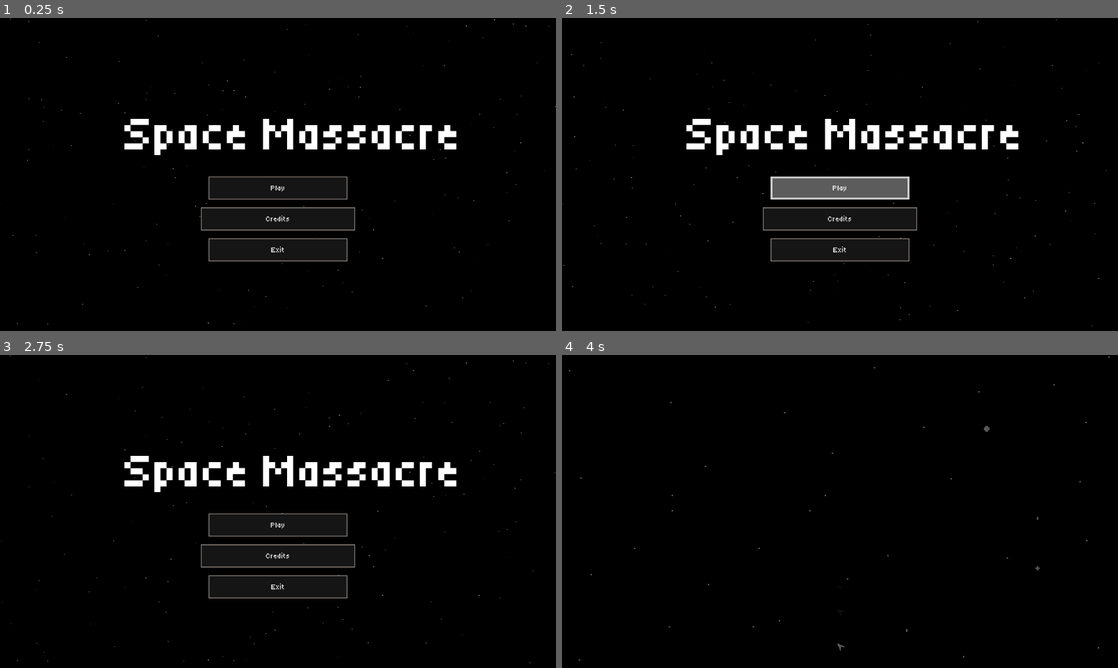
Above: before the commit, frames 1-4 (two rows, left to right).
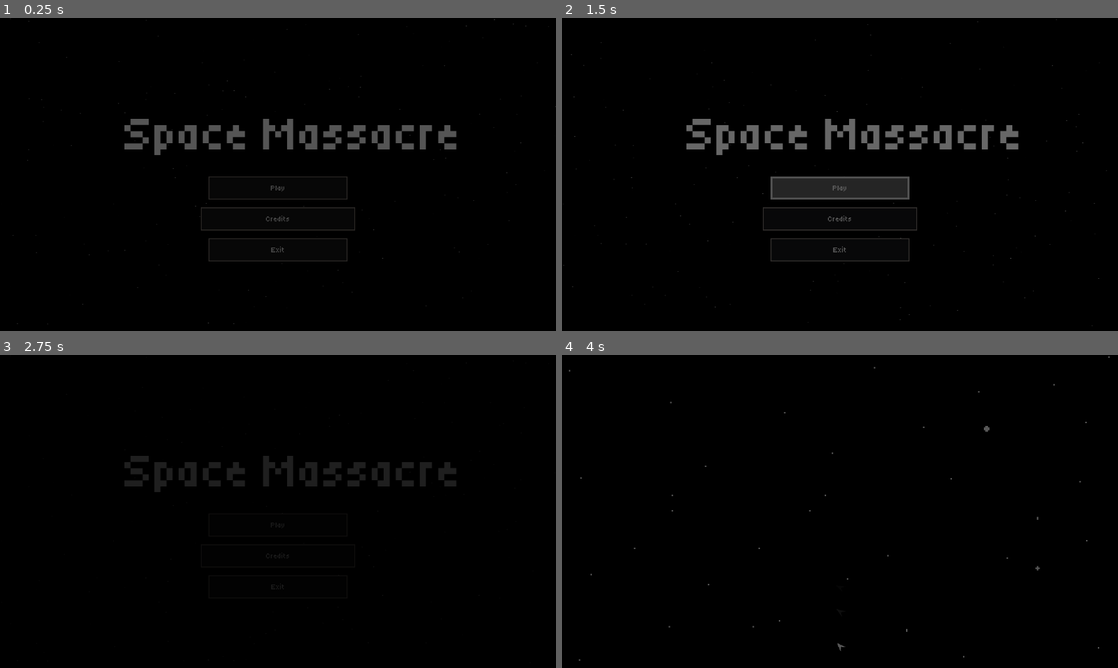
Above: after the commit, the same moments.

Repository: Terrarizer03/Space-Massacre
Game: Godot game, scene res://Scenes/MenuScenes/MainMenu.tscn
Two runs of this game, one before a commit and one after it. Both use one fixed random seed, a clock stepped at 60 frames per second and the inputs below.
Inputs (mouse positions are in pixels of both pictures, inside the frame that each line leads up to):
- Up to frame 1 (0.25 s): no input
- Up to frame 2 (1.5 s): click "Play" at 0.5 s; click "Play" at 1.25 s
- Up to frame 3 (2.75 s): tap Enter (ui_accept) at 2, 2.27 s; move the mouse to (400, 495) at 2.02 s; press the mouse at (400, 495) at 2.03 s; hold D (key_right) from 2.03 s (still down)
- Up to frame 4 (4 s): release D (key_right) at 2.75 s; release the mouse at (962, 495) at 2.75 s; click "Credits" at 2.75 s; tap Enter (ui_accept) at 3.5, 3.77 s; move the mouse to (728, 527) at 3.52 s; hold S (key_down) from 3.53 s (still down); tap Q (dash) at 3.6 s

The runs differ from the first frame. In frame 1, 3.1% of the frame differs, in the area x 1-100%, y 0-98%; in frame 2, 4.7%, in the area x 0-98%, y 0-99%; in frame 3, 3.2%; in frame 4, nothing differs.

Commit message:
Balance and Improvements
- Balanced the enemies by introducing a health increase every few waves.
- Added sounds when hovering over buttons.

Diff:
--- a/Scenes/MenuScenes/GameOver.tscn
+++ b/Scenes/MenuScenes/GameOver.tscn
@@ -161,4 +161,6 @@
 color = Color(0, 0, 0, 1)
 
 [connection signal="button_down" from="Panel/Restart" to="." method="_on_restart_button_down"]
+[connection signal="mouse_entered" from="Panel/Restart" to="." method="_on_restart_mouse_entered"]
 [connection signal="button_down" from="Panel/Main Menu" to="." method="_on_main_menu_button_down"]
+[connection signal="mouse_entered" from="Panel/Main Menu" to="." method="_on_main_menu_mouse_entered"]
--- a/Scenes/MenuScenes/MainMenu.tscn
+++ b/Scenes/MenuScenes/MainMenu.tscn
@@ -339,7 +339,6 @@
 
 [node name="FadeIn" type="ColorRect" parent="CanvasLayer"]
 process_mode = 3
-visible = false
 anchors_preset = 15
 anchor_right = 1.0
 anchor_bottom = 1.0
@@ -349,6 +348,10 @@
 color = Color(0, 0, 0, 1)
 
 [connection signal="button_down" from="MainButtons/Play" to="." method="_on_play_button_down"]
+[connection signal="mouse_entered" from="MainButtons/Play" to="." method="_on_play_mouse_entered"]
 [connection signal="button_down" from="MainButtons/Credits" to="." method="_on_credits_button_down"]
+[connection signal="mouse_entered" from="MainButtons/Credits" to="." method="_on_credits_mouse_entered"]
 [connection signal="button_down" from="MainButtons/Exit" to="." method="_on_exit_button_down"]
+[connection signal="mouse_entered" from="MainButtons/Exit" to="." method="_on_exit_mouse_entered"]
 [connection signal="button_down" from="Credits/Back" to="." method="_on_back_button_down"]
+[connection signal="mouse_entered" from="Credits/Back" to="." method="_on_back_mouse_entered"]
--- a/Scripts/MainScene.gd
+++ b/Scripts/MainScene.gd
@@ -22,6 +22,7 @@
 var background_music = preload("res://Assets/Sound/boss_battle_#2.WAV")
 
 # ON READY
+@onready var escape_panel = $Control/EscapePanel
 @onready var wave_indicator = $CanvasLayer/Control/WaveIndicator
 @onready var score_indicator = $"CanvasLayer/Control/ScoreIndicator"
 @onready var heartcontainer = $CanvasLayer/Control/HBoxContainer
@@ -139,6 +140,7 @@
 			spawned_enemies += 1
 			var circle_instance = circle_enemy.instantiate()
 			circle_instance.position = determineSpawnPos()
+			circle_instance.MAX_HEALTH = floor(circle_instance.MAX_HEALTH + (wave / 4))
 			add_child(circle_instance)
 			circle_instance.Enemydeath.connect(func(): scoreChange(10))
 			await get_tree().create_timer(1).timeout
@@ -151,6 +153,7 @@
 			spawned_enemies += 1
 			var triangle_instance = triangle_enemy.instantiate()
 			triangle_instance.position = determineTriangleSpawnPos()
+			triangle_instance.MAX_HEALTH = floor(triangle_instance.MAX_HEALTH + (wave / 4))
 			add_child(triangle_instance)
 			triangle_instance.Enemydeath.connect(func(): scoreChange(15))
 			await get_tree().create_timer(5).timeout
@@ -163,6 +166,7 @@
 			spawned_enemies += 1
 			var square_instance = square_enemy.instantiate()
 			square_instance.position = determineSquareSpawnPos()
+			square_instance.MAX_HEALTH = floor(square_instance.MAX_HEALTH + (wave / 6))
 			add_child(square_instance)
 			square_instance.Enemydeath.connect(func(): scoreChange(25))
 			await get_tree().create_timer(20).timeout
--- a/Scripts/game_over.gd
+++ b/Scripts/game_over.gd
@@ -3,6 +3,9 @@
 # Signals
 signal resetRequested
 signal endMusic
+
+# Preloads
+var hoverSound = preload("res://Assets/Sound/hover sound.wav")
 
 # Node references
 @onready var main_scene = $"../../"
@@ -11,7 +14,10 @@
 @onready var EndMessage = $Panel/EndMessage
 @onready var FadeOutOverlay = $Panel/FadeOut
 
+var isFading = false
+
 func _ready() -> void:
+	isFading = false
 	# Allow this UI to process even when game is paused
 	process_mode = Node.PROCESS_MODE_ALWAYS
 	EndMessage.self_modulate.a = 0.0
@@ -72,6 +78,7 @@
 func _on_restart_button_down() -> void:
 	fade_out() # Fade out the screen before running
 	endMusic.emit()
+	isFading = true
 
 	await get_tree().create_timer(3.0).timeout
 
@@ -81,7 +88,27 @@
 func _on_main_menu_button_down() -> void:
 	fade_out() # Fade out the screen before running
 	endMusic.emit()
+	isFading = true
 
 	await get_tree().create_timer(3.0).timeout
 
 	get_tree().change_scene_to_file("res://Scenes/MenuScenes/MainMenu.tscn")
+
+
+func _on_restart_mouse_entered() -> void:
+	if not isFading:
+		var stream = AudioStreamPlayer.new()
+		stream.stream = hoverSound
+		get_parent().add_child(stream)
+		stream.play()
+	else:
+		return
+
+func _on_main_menu_mouse_entered() -> void:
+	if not isFading:
+		var stream = AudioStreamPlayer.new()
+		stream.stream = hoverSound
+		get_parent().add_child(stream)
+		stream.play()
+	else:
+		return
--- a/Scripts/main_menu.gd
+++ b/Scripts/main_menu.gd
@@ -1,12 +1,16 @@
 extends Control
 
 var menuMusic = preload("res://Assets/Sound/Boss Battle 6 V1.wav")
+var hoverSound = preload("res://Assets/Sound/hover sound.wav")
 
 @onready var TitleCard = $MainButtons/SpaceMassacre
 @onready var FadeIn = $CanvasLayer/FadeIn
 @onready var Credits = $Credits
 
+var isFading = false
+
 func _ready() -> void:
+	isFading = false
 	get_tree().paused = false
 
 	MusicManager.play_music(-5, menuMusic)
@@ -18,6 +22,7 @@
 func _on_play_button_down() -> void:
 	fade_in(2.0)
 	MusicManager.fade_out_music(2.0)
+	isFading = true
 	await get_tree().create_timer(2.15).timeout
 	MusicManager.stop_music()
 	await get_tree().create_timer(0.1).timeout
@@ -35,6 +40,7 @@
 func _on_exit_button_down() -> void:
 	fade_in(2.0)
 	MusicManager.fade_out_music(2.0)
+	isFading = true
 	await get_tree().create_timer(2.15).timeout
 	MusicManager.stop_music()
 	await get_tree().create_timer(0.1).timeout
@@ -48,3 +54,40 @@
 	fade_tween.tween_property(FadeIn, "self_modulate:a", 1.0, duration)
 	fade_tween.set_trans(Tween.TRANS_BACK)
 	fade_tween.set_ease(Tween.EASE_IN)
+
+
+func _on_play_mouse_entered() -> void:
+	if not isFading:
+		var stream = AudioStreamPlayer.new()
+		stream.stream = hoverSound
+		get_parent().add_child(stream)
+		stream.play()
+	else:
+		return
+
+func _on_credits_mouse_entered() -> void:
+	if not isFading:
+		var stream = AudioStreamPlayer.new()
+		stream.stream = hoverSound
+		get_parent().add_child(stream)
+		stream.play()
+	else:
+		return
+
+func _on_exit_mouse_entered() -> void:
+	if not isFading:
+		var stream = AudioStreamPlayer.new()
+		stream.stream = hoverSound
+		get_parent().add_child(stream)
+		stream.play()
+	else:
+		return
+
+func _on_back_mouse_entered() -> void:
+	if not isFading:
+		var stream = AudioStreamPlayer.new()
+		stream.stream = hoverSound
+		get_parent().add_child(stream)
+		stream.play()
+	else:
+		return
--- a/Scripts/triangle_enemy.gd
+++ b/Scripts/triangle_enemy.gd
@@ -9,6 +9,7 @@
 @export var attackingdamage = 1
 @export var DAMAGING_COOLDOWN = 0.5
 @export var speed := 1000.0
+@export var MAX_HEALTH = 1.25
 
 @onready var player = $"../Player"
 @onready var tween = get_tree().create_tween()
@@ -32,7 +33,8 @@
 # ===============================
 
 func _ready() -> void:
-	health = randi_range(2, 3)
+	var rand = randi_range(1.5, 3)
+	health = floor(MAX_HEALTH * 1.5 * rand)
 	bullet_amount = MAX_BULLETS
 	scale = Vector2(0.1, 0.1)
 	tween.tween_property(self, "scale", final_scale, 1.0).set_trans(Tween.TRANS_BACK).set_ease(Tween.EASE_OUT)
--- a/project.godot
+++ b/project.godot
@@ -67,6 +67,11 @@
 "events": [Object(InputEventKey,"resource_local_to_scene":false,"resource_name":"","device":-1,"window_id":0,"alt_press …(191 unchanged characters)…
 ]
 }
+escape={
+"deadzone": 0.5,
+"events": [Object(InputEventKey,"resource_local_to_scene":false,"resource_name":"","device":-1,"window_id":0,"alt_pressed":false,"shift_pressed":false,"ctrl_pressed":false,"meta_pressed":false,"pressed":false,"keycode":0,"physical_keycode":4194305,"key_label":0,"unicode":0,"location":0,"echo":false,"script":null)
+]
+}
 
 [rendering]
 
Not shown, added: Assets/Sound/hover sound.wav.import
Not shown, added: Assets/Sound/hover sound.wav
